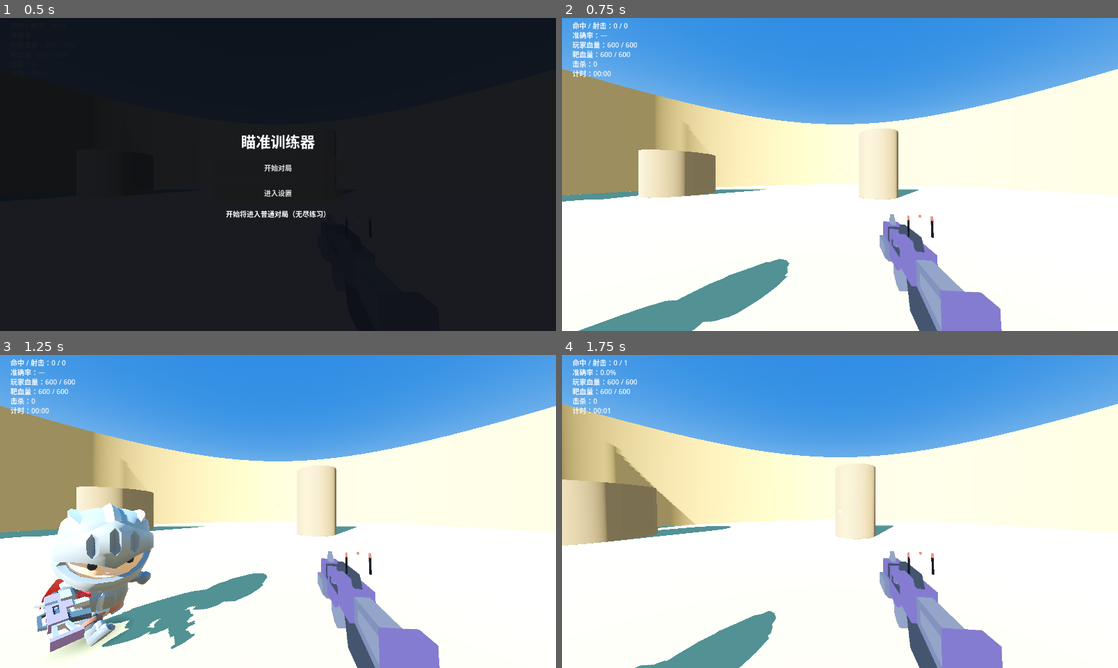
Above: before the commit, frames 1-4 (two rows, left to right).
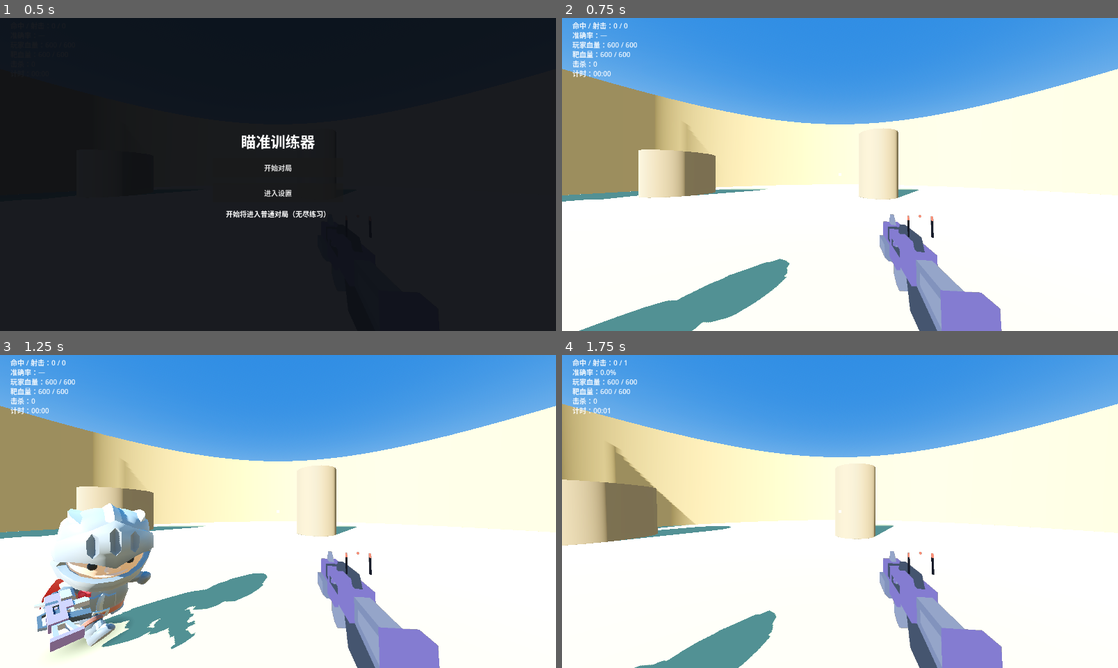
Above: after the commit, the same moments.

Repository: sefFumyc/Aimtrainer_ApexLegends
Game: Godot game, scene res://src/scenes/main.tscn
Same seed, same stepped clock (60 frames per second), same inputs: the game is played once before the commit and once after it.
Inputs (mouse positions are in pixels of both pictures, inside the frame that each line leads up to):
- Up to frame 1 (0.5 s): no input
- Up to frame 2 (0.75 s): click "开始对局" at 0.5 s
- Up to frame 3 (1.25 s): no input
- Up to frame 4 (1.75 s): tap Enter at 1.25 s; move the mouse to (867, 511) at 1.27 s; hold W (move_forward) from 1.28 s (still down); hold Ctrl (crouch) from 1.28 s (still down); tap Space (jump) at 1.52 s; click (867, 511) at 1.55 s

Frame 1 is identical in both runs. In frame 2, less than 0.1% of the frame differs, in the area x 3-41%, y 76-100%; in frame 3, less than 0.1%, in the area x 6-41%, y 48-94%; in frame 4, less than 0.1%.

Commit message:
票 09 修订：滑铲坐姿表现 + 朝向状态机 + 铲跳互锁修复（ADR-0017）
滑铲改播 Knight 自带 Sit_Floor 三件套（坐倒→坐姿滑行→站起），铲跳升空平滑过渡回跳跃动画；滑铲朝向状态机：起步 0.1s 转向滑行方向 → 360°/s 转回玩家 → 夹角 ≤10° 瞄住恢复开火；修复 _sync_slide_interlock 回调签名不收 bool 导致的运行时错误（铲跳勾选框卡死、概率滑条不显示）；bot_ai 新增 3 条朝向/开火闸测试，回归 163 tests / 1185 asserts 全绿

Diff:
--- a/src/logic/bot_ai.gd
+++ b/src/logic/bot_ai.gd
@@ -44,6 +44,12 @@
 const SLIDE_DIR_TRIES := 3
 ## 滑铲结束后的冷却（秒）：防「视线持续被挡」时落地即连滑。
 const SLIDE_CD := 1.0
+## 滑铲起步转身时长：面向玩家 → 面向滑行方向（ADR-0017）。
+const SLIDE_TURN_TO_DIR_T := 0.1
+## 滑铲中回头角速度 rad/s（= 360°/s，ADR-0017）。
+const SLIDE_TURN_SPEED := TAU
+## 「瞄住」容差：滑铲中与玩家方向夹角 ≤10° 恢复开火（ADR-0017）。
+const SLIDE_AIM_TOL := deg_to_rad(10.0)
 
 ## 每帧感知（由场景装配；纯逻辑测试直接构造）。
 class Perception:
@@ -84,6 +90,8 @@
 var _slide_jump := false ## 本次滑铲是否已决定铲跳
 var _slide_jump_at := 0.0 ## 铲跳时刻
 var _slide_cd := 0.0 ## 滑铲结束后的攻击滑铲冷却
+var _slide_dir := Vector2.ZERO ## 本次滑铲的世界方向（起步转身段的目标朝向，ADR-0017）
+var _slide_face_from := 0.0 ## 滑铲起始朝向（起步段从这里插值到滑行方向，ADR-0017）
 
 ## `probe` 签名 `(origin: Vector2, dir: Vector2, length: float) -> bool`，可为空（则只做解析边界探测）。
 func _init(rng: RandomNumberGenerator, config: AvoidanceController.Config, probe := Callable()) -> void:
@@ -121,22 +129,25 @@
 	avoidance.update(dt)
 	_flip_hold = maxf(0.0, _flip_hold - dt)
 	var pos := sim.position()
-	# 「朝向」= 始终指向玩家的水平方向（yaw 绕 +Y 右旋，前向 world = (-sin, -cos)）
-	sim.set_facing(atan2(-(p.player_x - pos.x), -(p.player_z - pos.y)))
+	# 「朝向」= 指向玩家的水平方向（yaw 绕 +Y 右旋，前向 world = (-sin, -cos)）；
+	# 「bot 滑铲」期间下面由 _slide_face 改写（先转向滑行方向、再按角速度回头，ADR-0017）。
+	sim.set_facing(_player_yaw(pos, p))
 	_slide_cd = maxf(0.0, _slide_cd - dt)
-	# 「滑铲全程」（ADR-0016）：零输入直线滑行、随机时刻铲跳或站起；朝向仍指向玩家（回头射击）。
+	# 「滑铲全程」（ADR-0016 + 0017）：零输入直线滑行、随机时刻铲跳或站起；
+	# 朝向先转向滑行方向再按 360°/s 转回玩家，瞄住（夹角 ≤10°）前开火闸关闭。
 	if _sliding:
+		_slide_face(dt, pos, p)
 		_tick_slide(dt)
 		sim.advance(dt)
 		if sim.state() != "sliding":
 			_end_slide_state()
 		_handle_walls()
-		return _update_firing(dt, p)
+		return _update_firing(dt, p, _slide_aimed(pos, p))
 	# 「攻击滑铲」触发：视线被挡（bot 透视知道玩家在哪）且冷却已过 → 滑铲抢位。
 	if p.slide_attack and _slide_cd <= 0.0 and not p.line_of_sight and _try_attack_slide(pos, p):
 		sim.advance(dt)
 		_handle_walls()
-		return _update_firing(dt, p)
+		return _update_firing(dt, p, false) # 刚注入仍在起步转身段：必然未瞄住，不开火
 	var strafe := float(avoidance.dir)
 	var fwd := _fore_input(p)
 
@@ -324,6 +335,9 @@
 	_slide_end_at = _rng.randf_range(SLIDE_MIN_T, SLIDE_MAX_T)
 	_slide_jump = jump and _rng.randf() < jump_prob
 	_slide_jump_at = minf(_rng.randf_range(SLIDE_JUMP_MIN_T, SLIDE_JUMP_MAX_T), _slide_end_at)
+	# 朝向状态机（ADR-0017）：起步段从当前朝向插值到滑行方向，之后按角速度转回玩家。
+	_slide_dir = dir
+	_slide_face_from = sim.get_facing()
 	return true
 
 ## 滑铲推进：零输入（继承滑铲方向）、到点铲跳（不松蹲）、到点站起。
@@ -343,6 +357,33 @@
 	_slide_jump = false
 	_slide_cd = SLIDE_CD
 
+## 滑铲朝向状态机（ADR-0017）：起步 SLIDE_TURN_TO_DIR_T 秒内从起始朝向插值到滑行方向，
+## 之后以 SLIDE_TURN_SPEED 角速度转回玩家。常规路径的 set_facing（指向玩家）在这里被改写。
+func _slide_face(dt: float, pos: Vector2, p: Perception) -> void:
+	if _slide_t < SLIDE_TURN_TO_DIR_T:
+		var k := clampf(_slide_t / SLIDE_TURN_TO_DIR_T, 0.0, 1.0)
+		sim.set_facing(lerp_angle(_slide_face_from, _dir_yaw(_slide_dir), k))
+		return
+	var to_player := _player_yaw(pos, p)
+	var step := clampf(
+		wrapf(to_player - sim.get_facing(), -PI, PI), -SLIDE_TURN_SPEED * dt, SLIDE_TURN_SPEED * dt
+	)
+	sim.set_facing(sim.get_facing() + step)
+
+## 滑铲中是否已「瞄住」玩家：起步转身段不算，之后与玩家方向夹角 ≤ SLIDE_AIM_TOL 即瞄住。
+func _slide_aimed(pos: Vector2, p: Perception) -> bool:
+	if _slide_t < SLIDE_TURN_TO_DIR_T:
+		return false
+	return absf(wrapf(_player_yaw(pos, p) - sim.get_facing(), -PI, PI)) <= SLIDE_AIM_TOL
+
+## 玩家方向 → 朝向 yaw（前向 world = (-sin, -cos)）。
+func _player_yaw(pos: Vector2, p: Perception) -> float:
+	return atan2(-(p.player_x - pos.x), -(p.player_z - pos.y))
+
+## 世界方向 → 朝向 yaw（前向 world = (-sin, -cos)）。
+func _dir_yaw(dir: Vector2) -> float:
+	return atan2(-dir.x, -dir.y)
+
 ## 滑铲方向的避障探测：解析边界 + 注入射线（与「前向探测」同一套判据）。
 func _slide_dir_blocked(pos: Vector2, dir: Vector2, length: float) -> bool:
 	if _hits_boundary(pos, dir, length):
@@ -367,10 +408,14 @@
 
 # ---- 开火 ----
 
-func _update_firing(dt: float, p: Perception) -> Array:
+func _update_firing(dt: float, p: Perception, aimed := true) -> Array:
 	var shots: Array = []
 	if not p.fire_enabled:
 		_reset_fire()
+		return shots
+	if not aimed:
+		# 「滑铲未瞄住」（ADR-0017）：开火闸关闭——不掷骰、不积累瞄准、不清锁定
+		# （锁已持有则瞄住瞬间恢复开火；未持有则照常走瞄准积累）。
 		return shots
 	if not _fire_lock:
 		_aim_timer = _aim_timer + dt if _in_aim_cone(p) else 0.0
--- a/src/scenes/settings_panel.gd
+++ b/src/scenes/settings_panel.gd
@@ -458,7 +458,9 @@
 ## 滑铲互锁（ADR-0016）：两个滑铲开关都没勾 → 铲跳置灰、概率行隐藏；
 ## 任一滑铲勾上 → 「bot 常驻开镜」置灰并自动取消（开镜封速 130 < 滑铲门槛 200，
 ## 两者同时开会把注入滑铲废掉）。感知层另有同一道保险（main._build_perception）。
-func _sync_slide_interlock() -> void:
+## `_bound_check` 的开关回调会传「勾选状态 bool」——必须收下（可选），否则参数数量不匹配
+## 会抛运行时错误并中断互锁：铲跳勾选框卡死置灰、概率滑条永不显示（票 09 实测 bug，ADR-0017）。
+func _sync_slide_interlock(_v: bool = false) -> void:
 	var any := GameSettings.bot_slide_any_enabled()
 	_slide_jump_check.disabled = not any
 	_slide_jump_prob_row.visible = any and GameSettings.bot_slide_jump_enabled
--- a/src/scenes/target.gd
+++ b/src/scenes/target.gd
@@ -2,7 +2,8 @@
 ##
 ## `CharacterBody3D` 只做碰撞求解（与 Player 同构）：水平位移由 `BotAi.sim` 按固定子步算好，
 ## 这里每帧把「本帧位移 ÷ delta」喂给 `velocity`，`move_and_slide()` 后再把真实位置回写给 sim。
-## 朝向每帧指向玩家（CONTEXT「朝向」）——侧移方向是相对朝向的，所以表现为围着玩家画弧。
+## 朝向每帧跟随 `BotAi.sim`（CONTEXT「朝向」：常规指向玩家，滑铲中由其朝向状态机驱动，
+## ADR-0017）——侧移方向是相对朝向的，所以表现为围着玩家画弧。
 ##
 ## ❗ **移动碰撞体**与**命中体**是两件事（ADR-0014）：
 ## - 移动 = 半径 8、高 72 的胶囊（与 Player 同构），只挡遮挡物与地面，任何射线都看不见它；
@@ -58,8 +59,15 @@
 const CLIP_RIGHT := "Running_Strafe_Right"
 const CLIP_FORWARD := "Walking_A"
 const CLIP_BACKWARD := "Walking_Backwards"
-## 滑铲动作（票 09）：KayKit 无此动作时回落到「只压低命中体、不换动画」。
-const CLIP_CROUCH := "Crouch"
+## 滑铲姿势（ADR-0017）：模型自带「坐地」三件套——坐倒（一次性）→ 坐姿滑行（循环）→ 站起（一次性）。
+const CLIP_SLIDE_DOWN := "Sit_Floor_Down"
+const CLIP_SLIDE_IDLE := "Sit_Floor_Idle"
+const CLIP_SLIDE_UP := "Sit_Floor_StandUp"
+## 铲跳升空（ADR-0017）：从坐姿平滑过渡回正常跳跃——起跳（一次性）→ 空中（循环）。
+const CLIP_JUMP_START := "Jump_Start"
+const CLIP_JUMP_IDLE := "Jump_Idle"
+## 姿势机切换动作用的过渡时长：比走跑混合（250/200ms）更快，滑铲 0.35–0.9s 里不显拖沓。
+const SLIDE_POSE_BLEND := 0.15
 ## 本票会播的全部动作：KayKit 的 GLB 里它们是按「不循环」导入的，`_setup_animation` 要逐个改成循环。
 const CLIPS: Array[String] = [
 	CLIP_IDLE, CLIP_LEFT, CLIP_RIGHT, CLIP_FORWARD, CLIP_BACKWARD
@@ -94,8 +102,14 @@
 var _pose := PoseBlend.new()
 ## 当前在播的动作名（只在切换时调 `play`，避免每帧重启动画）。
 var _clip := ""
-## 滑铲时强制播放的动作名（模型存在 Crouch 时非空，否则为空串=不换动画）。
-var _crouch_clip := ""
+## 滑铲姿势机状态（ADR-0017）：NONE = 不接管（常规走/跑）。
+enum SlidePose { NONE, DOWN, SIT, UP, RISE, AIR }
+var _slide_pose := SlidePose.NONE
+## 模型是否带齐坐地三件套（缺任何一支则姿势机不接管，回落到只压低命中体）。
+var _slide_pose_clips := false
+## 模型是否带齐跳跃两件套（铲跳升空用；缺失则 DOWN/SIT 态遇升空会在空中播站起收尾——
+## 防御路径，Knight.glb 带齐两件套，不会走到）。
+var _jump_pose_clips := false
 
 func _ready() -> void:
 	visible = false
@@ -115,6 +129,8 @@
 	ai.spawn(at)
 	global_position = Vector3(at.x, 0.0, at.y)
 	_pose.reset()
+	_slide_pose = SlidePose.NONE
+	_clip = "" # 强制下一帧重新 play：上一条命可能定格在任意动作的半截（含滑铲姿势）
 	if _pose_lean != null:
 		_pose_lean.apply(0.0)
 	visible = true
@@ -204,10 +220,9 @@
 	ai.sim.sync_position(Vector2(global_position.x, global_position.z))
 	# 滑铲 / 蹲伏时命中体整体压低（票 09）：与 sim 的蹲伏进度同步，保证「所见即所中」。
 	_hit_body.position.y = MovementSimulator.CROUCH_HEIGHT * ai.sim.crouch_progress()
-	# 「朝向」= 始终指向玩家的水平方向（yaw 绕 +Y 右旋，前向 world = (-sin, -cos)）
-	rotation.y = atan2(
-		-(perception.player_x - global_position.x), -(perception.player_z - global_position.z)
-	)
+	# 「朝向」跟随 sim（ADR-0017）：常规 = 指向玩家；滑铲中由 BotAi 的朝向状态机驱动
+	# （先转向滑行方向、再按角速度转回）。命中体与模型同为根子节点，随根一起转——所见即所中。
+	rotation.y = ai.sim.get_facing()
 
 ## 「前向探测」的射线实现（ADR-0005）：只探世界层（遮挡物），不探玩家与自身。
 ## 起点已在遮挡物内部时 `intersect_ray` 默认不报（`hit_from_inside = false`），
@@ -228,20 +243,84 @@
 	var v := ai.sim.velocity()
 	var local := MovementSimulator.world_to_local(v.x, v.y, ai.sim.get_facing())
 	var frame := _pose.update(delta, ai.sim.speed(), local.x, local.y)
+	# 滑铲姿势机（ADR-0017）：返回非空 = 接管本帧动作（坐地 / 跳跃 / 站起），并压掉侧偏。
+	var pose_clip := _slide_pose_clip()
 	if _anim != null:
 		var clip := _clip_for(frame.motion, local.y)
-		if _crouch_clip != "" and ai.sim.state() == "sliding":
-			clip = _crouch_clip # 滑铲全程压低身姿（crouch 进度由 movement.gd 驱动）
+		var blend := frame.blend
+		if pose_clip != "":
+			clip = pose_clip
+			blend = SLIDE_POSE_BLEND
 		if clip != _clip:
 			_clip = clip
-			_anim.play(clip, frame.blend) # 过渡时长就取姿势混合的 250/200/250ms
-		# 步频跟随速度：静止动作不缩放，走动动作按归一化速率调速，与当前速率**等比例**（CONTEXT「步态周期」）。
-		_anim.speed_scale = 1.0 if clip == CLIP_IDLE else frame.gait
+			_anim.play(clip, blend) # 过渡时长就取姿势混合的 250/200/250ms
+		# 步频跟随速度：静止与姿势机动作不缩放，走动动作按归一化速率调速，与当前速率**等比例**（CONTEXT「步态周期」）。
+		_anim.speed_scale = 1.0 if (clip == CLIP_IDLE or pose_clip != "") else frame.gait
 		# 动画走 MANUAL：由这里推进，好让紧接着的侧偏写骨确定地落在动画**之后**（见 pose_lean.gd 头注）。
 		_anim.advance(delta)
 	if _pose_lean != null:
-		_pose_lean.apply(frame.lean)
+		_pose_lean.apply(0.0 if pose_clip != "" else frame.lean)
 	_sync_gun() # 手动同步枪到右手骨（为什么不用 BoneAttachment3D，见 _attach_weapon）
+
+## 滑铲姿势机（ADR-0017）：返回本帧应播的动作；空串 = 不接管（常规走/跑）。
+## 迁移只由 `ai.sim.state()` 驱动：sliding → 坐（Down→Idle）；铲跳升空 → 跳（Start→Idle）；
+## 站起 → Up 一次性收尾；落地 → 直接回常规。一次性动作播完用播放位置判据（MANUAL 推进不依赖信号）。
+func _slide_pose_clip() -> String:
+	if not _slide_pose_clips:
+		return ""
+	var state := ai.sim.state()
+	match _slide_pose:
+		SlidePose.NONE:
+			if state == "sliding":
+				_slide_pose = SlidePose.DOWN
+				return CLIP_SLIDE_DOWN
+			return ""
+		SlidePose.DOWN:
+			if state == "sliding":
+				if _pose_anim_done(CLIP_SLIDE_DOWN):
+					_slide_pose = SlidePose.SIT
+					return CLIP_SLIDE_IDLE
+				return CLIP_SLIDE_DOWN
+			if state == "airborne" and _jump_pose_clips: # 刚坐下就铲跳（窗口 [0.1s, 0.6s] 内不可能，防御）
+				_slide_pose = SlidePose.RISE
+				return CLIP_JUMP_START
+			_slide_pose = SlidePose.UP
+			return CLIP_SLIDE_UP
+		SlidePose.SIT:
+			if state == "sliding":
+				return CLIP_SLIDE_IDLE
+			if state == "airborne" and _jump_pose_clips: # 铲跳：坐姿 → 正常跳跃（平滑过渡）
+				_slide_pose = SlidePose.RISE
+				return CLIP_JUMP_START
+			_slide_pose = SlidePose.UP
+			return CLIP_SLIDE_UP
+		SlidePose.UP:
+			if state == "sliding": # 站起动画未播完又注入滑铲（冷却边界）：重新坐倒
+				_slide_pose = SlidePose.DOWN
+				return CLIP_SLIDE_DOWN
+			if _pose_anim_done(CLIP_SLIDE_UP):
+				_slide_pose = SlidePose.NONE
+				return ""
+			return CLIP_SLIDE_UP
+		SlidePose.RISE:
+			if state == "airborne":
+				if _pose_anim_done(CLIP_JUMP_START):
+					_slide_pose = SlidePose.AIR
+					return CLIP_JUMP_IDLE
+				return CLIP_JUMP_START
+			_slide_pose = SlidePose.NONE # 起跳被卡没升空 / 已落地：回常规
+			return ""
+		SlidePose.AIR:
+			if state == "airborne":
+				return CLIP_JUMP_IDLE
+			_slide_pose = SlidePose.NONE # 落地恢复站立（常规走跑接管）
+			return ""
+	return ""
+
+## 一次性动作是否已播完（MANUAL 推进下用播放位置判据，不依赖信号时序）。
+func _pose_anim_done(clip: String) -> bool:
+	return _anim.current_animation != clip \
+		or _anim.current_animation_position >= _anim.get_animation(clip).length
 
 ## 把枪的世界变换对齐到右手骨**当前位置 + 纯旋转**（丢弃骨链缩放），缩放直接用世界级标量。
 func _sync_gun() -> void:
@@ -280,10 +359,16 @@
 		var clip_anim := _anim.get_animation(name)
 		if clip_anim != null:
 			clip_anim.loop_mode = Animation.LOOP_LINEAR
-	# 滑铲动作是可选项：模型带了才接管滑铲期间的动作选择，否则保持走/跑动画。
-	if _anim.has_animation(CLIP_CROUCH):
-		_crouch_clip = CLIP_CROUCH
-		_anim.get_animation(CLIP_CROUCH).loop_mode = Animation.LOOP_LINEAR
+	# 滑铲姿势三件套（ADR-0017）：Down / Up 保持导入的「不循环」，Idle 改循环。
+	# 任一缺失则整个姿势机不接管（回落到走/跑动画 + 只压低命中体）。
+	_slide_pose_clips = _anim.has_animation(CLIP_SLIDE_DOWN) \
+		and _anim.has_animation(CLIP_SLIDE_IDLE) and _anim.has_animation(CLIP_SLIDE_UP)
+	if _slide_pose_clips:
+		_anim.get_animation(CLIP_SLIDE_IDLE).loop_mode = Animation.LOOP_LINEAR
+	# 铲跳升空两件套（ADR-0017）：Start 一次性、Idle 循环；缺失则铲跳期间保持坐姿收尾。
+	_jump_pose_clips = _anim.has_animation(CLIP_JUMP_START) and _anim.has_animation(CLIP_JUMP_IDLE)
+	if _jump_pose_clips:
+		_anim.get_animation(CLIP_JUMP_IDLE).loop_mode = Animation.LOOP_LINEAR
 	_pose_lean = PoseLean.new()
 	_pose_lean.setup(skeleton)
 	_attach_weapon(skeleton)
--- a/tests/unit/test_bot_ai.gd
+++ b/tests/unit/test_bot_ai.gd
@@ -2,6 +2,8 @@
 ##
 ## 只断言**外部行为**：给定感知（玩家位置与视角、设置值）与时间，断言移动、开火门控与开火结果。
 ## 场景侧的射线由注入的假实现代替，纯逻辑测试不启动场景、不需要渲染与输入设备。
+## 唯一例外（ADR-0017）：滑铲朝向/开火闸测试直接调 `_begin_slide` 注入确定几何的滑铲——
+## 公共触发链（重生垂直 / 攻击 ±90° 随机采样）方向由 rng 决定，无法保证「朝玩家滑」的断言前提。
 
 extends GutTest
 
@@ -467,3 +469,64 @@
 		bot.update(0.01, p)
 		airborne = airborne or bot.sim.state() == "airborne"
 	assert_false(airborne, "概率 0 不跳")
+
+# ---- 滑铲朝向与开火闸（ADR-0017）----
+
+func test_slide_facing_turns_to_dir_then_back() -> void:
+	var bot := bot_at(Vector2(0.0, -120.0))
+	var p := perception()
+	bot.try_respawn_slide(Vector2.ZERO, 40.0, false, 0.0)
+	assert_true(bot.sim.state() == "sliding", "重生滑铲已注入")
+	var turned_away := false
+	var back_at_player := false
+	# 参考方向每帧按当前位置取（bot 横移数百单位后「指向玩家」的 yaw 已不是初始值）。
+	for i in 150:
+		bot.update(0.01, p)
+		var pos := bot.sim.position()
+		var to_player := atan2(-(p.player_x - pos.x), -(p.player_z - pos.y))
+		var off := absf(wrapf(bot.sim.get_facing() - to_player, -PI, PI))
+		if i >= 6 and i < 14: # 起步转身段：面向滑行方向（垂直连线，偏离玩家 ≥60°）
+			turned_away = turned_away or off > deg_to_rad(60.0)
+		if i >= 12: # 回头伺服收口（最长约 0.8s）或站起后常规回正——都算「转回」
+			back_at_player = back_at_player or off <= BotAi.SLIDE_AIM_TOL + 0.01
+	assert_true(turned_away, "起步段先转向滑行方向（偏离玩家连线）")
+	assert_true(back_at_player, "回头段（或站起后）转回玩家（≤10° 瞄住）")
+
+func test_slide_turn_back_closes_gap() -> void:
+	# 注入垂直于玩家连线的滑铲：起步段结束后回头伺服必须以 360°/s 收口，
+	# 扣掉玩家方向随横移的扫动（≈124°/s），0.1s 内与玩家方向的夹角至少收窄 15°。
+	var bot := bot_at(Vector2(0.0, -120.0))
+	var p := perception()
+	assert_true(bot._begin_slide(Vector2(-1.0, 0.0), false, 0.0), "注入垂直滑铲")
+	var off_at := func(frame: int) -> float:
+		for j in frame:
+			bot.update(0.01, p)
+		var pos := bot.sim.position()
+		var to_player := atan2(-(p.player_x - pos.x), -(p.player_z - pos.y))
+		return absf(wrapf(bot.sim.get_facing() - to_player, -PI, PI))
+	var early: float = off_at.call(11) # 起步段刚结束
+	var late: float = off_at.call(21) # 回头 0.1s 后
+	assert_gt(early, deg_to_rad(60.0), "起步段结束仍偏离玩家")
+	assert_gt(early - late, deg_to_rad(15.0), "回头伺服按角速度收口")
+
+func test_slide_firing_gated_until_aimed() -> void:
+	# 直接注入「朝玩家方向」的滑铲（绕过随机方向采样，几何确定）：
+	# 起步转身段（前 0.1s）必未瞄住 → 零开火；之后朝向即对准玩家 → 滑铲中立即开火。
+	var bot := bot_at(Vector2(0.0, -120.0))
+	var p := perception()
+	p.fire_enabled = true
+	p.hit_rate = 100
+	p.line_of_sight = true
+	assert_false(bot.take_damage(1, p), "非致命受击 → 反击锁定立即持有")
+	assert_true(bot._begin_slide(Vector2(0.0, 1.0), false, 0.0), "注入朝玩家的滑铲")
+	var early_shots := 0
+	var aimed_sliding_shots := 0
+	for i in 60:
+		aim_at(p, bot)
+		var shots: Array = bot.update(0.01, p)
+		if i < 10:
+			early_shots += shots.size()
+		elif bot.sim.state() == "sliding":
+			aimed_sliding_shots += shots.size()
+	assert_eq(early_shots, 0, "起步转身段开火闸关闭：零开火")
+	assert_gt(aimed_sliding_shots, 0, "瞄住后滑铲中即开火")
Not shown, changed: .scratch/godot-aim-trainer-v1/issues/09-bot-slide.md
Not shown, changed: CONTEXT.md
Not shown, added: docs/adr/0017-bot-slide-presentation-facing-fire-gate.md
